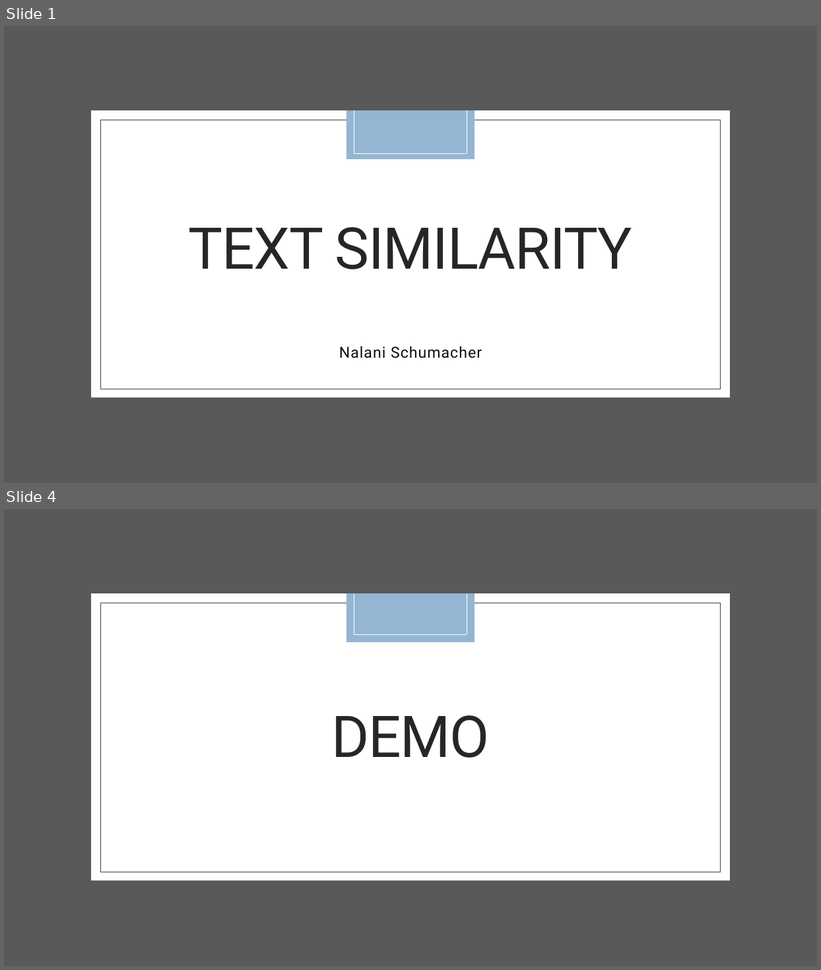
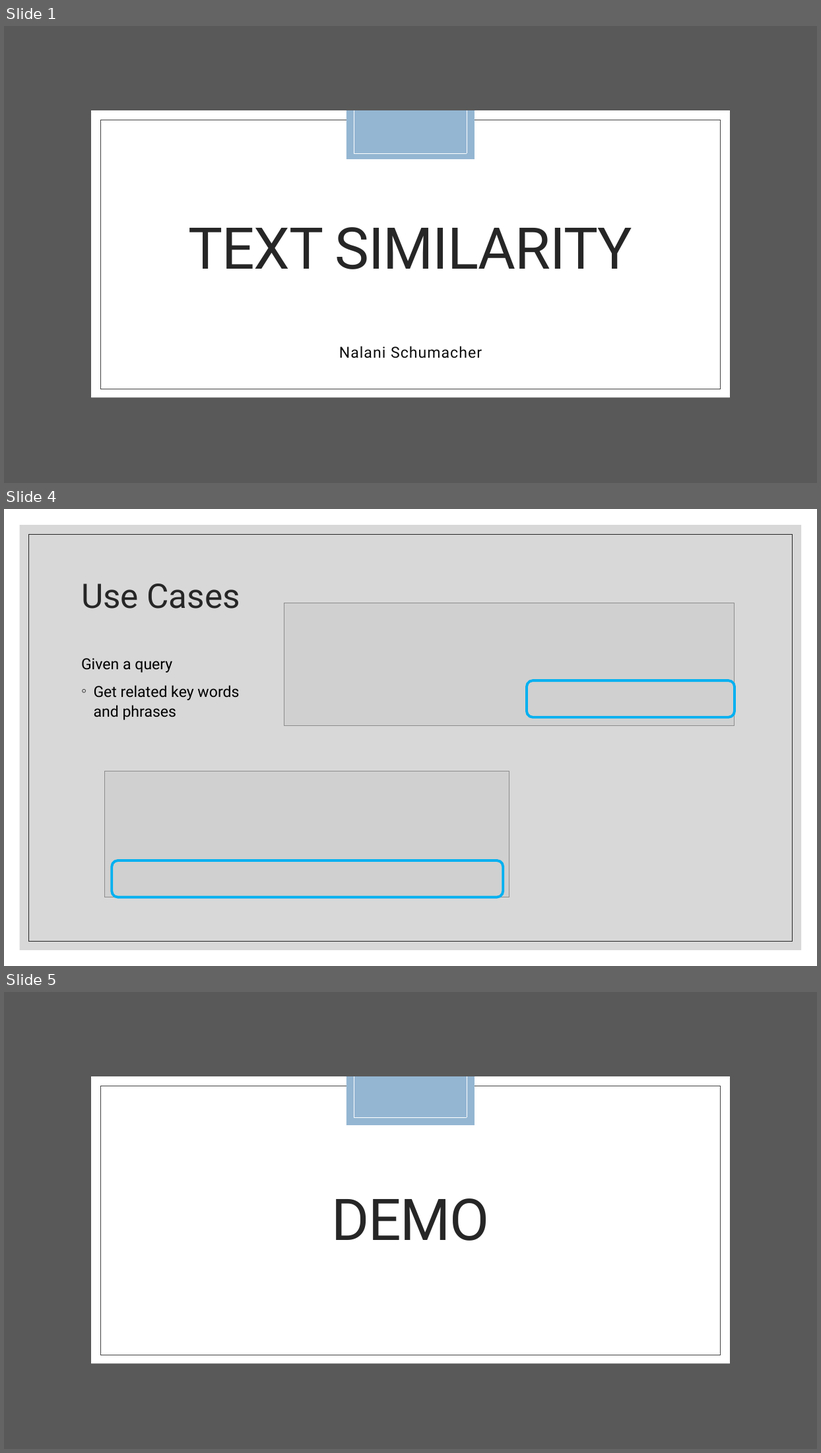
Before and after one commit to NalaniKai/TextSimilarity, a slide deck: docs/Text Similarity.pptx. Shown one above the other, each under a label of ours: slides 1 and 4 before the commit, slides 1, 4 and 5 after it; the slides between them are not shown. The pictures are 821x970 and 821x1453 pixels, drawn with LibreOffice and Linux fonts; fonts in the diff are those of the drawing; grey boxes stand for pictures; background and template pictures are left out. Boxes give left, top, right and bottom in pixels: in the first picture for what was removed or moved away, otherwise in the second. Text is boxed around its words. In the diff, an @@ line names an element or a change of style, - is before the commit and + after.

```diff
--- a/docs/Text Similarity.pptx
+++ b/docs/Text Similarity.pptx
@@ slide 4 added at (4, 509, 817, 966), background #FFFFFF @@
@@ rectangle added at (20, 525, 802, 951), fill #BFBFBF at 60% opacity @@
@@ rectangle added at (29, 534, 793, 941), outline #262626 0.5 pt @@
@@ title added at (81, 584, 240, 609), 40 pt, text #262626 @@
+Use Cases
@@ picture added at (284, 603, 735, 726) @@
@@ text added at (81, 658, 239, 720), 18 pt, text #000000 @@
+Given a query
+◦ Get related key words and phrases
@@ rounded rectangle added at (527, 681, 735, 718), outline #00B0F0 3 pt @@
@@ picture added at (104, 771, 510, 898) @@
@@ rounded rectangle added at (112, 861, 504, 898), outline #00B0F0 3 pt @@
@@ what was slide 4 is now slide 5 @@
```
Also in this commit, not shown: 2 slides changed, 4 other slides added, 2 slides removed, 3 other files.
